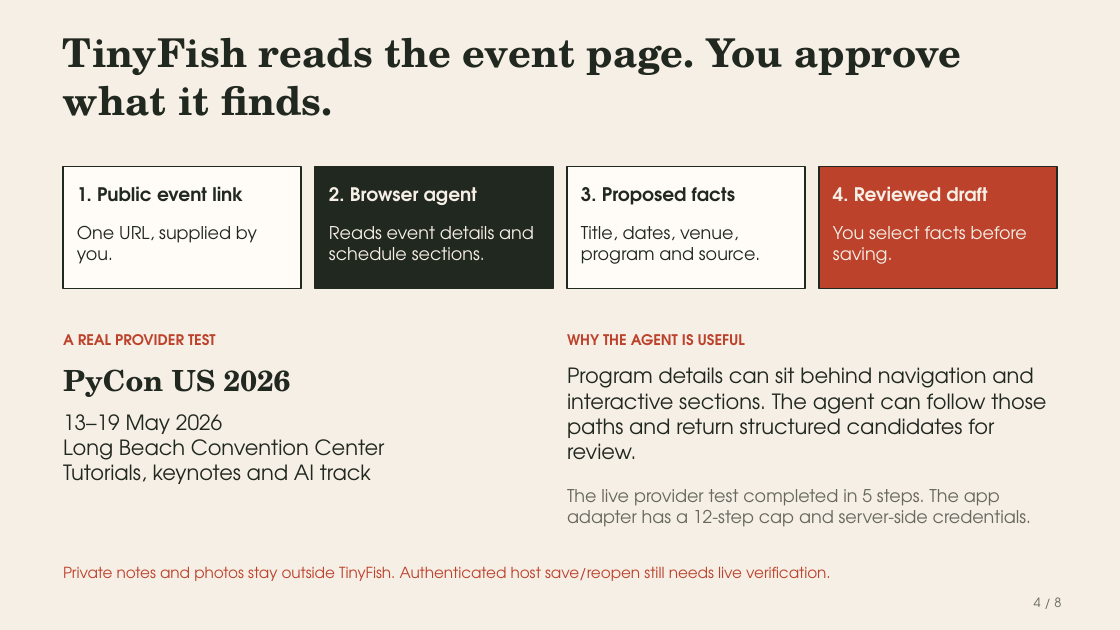
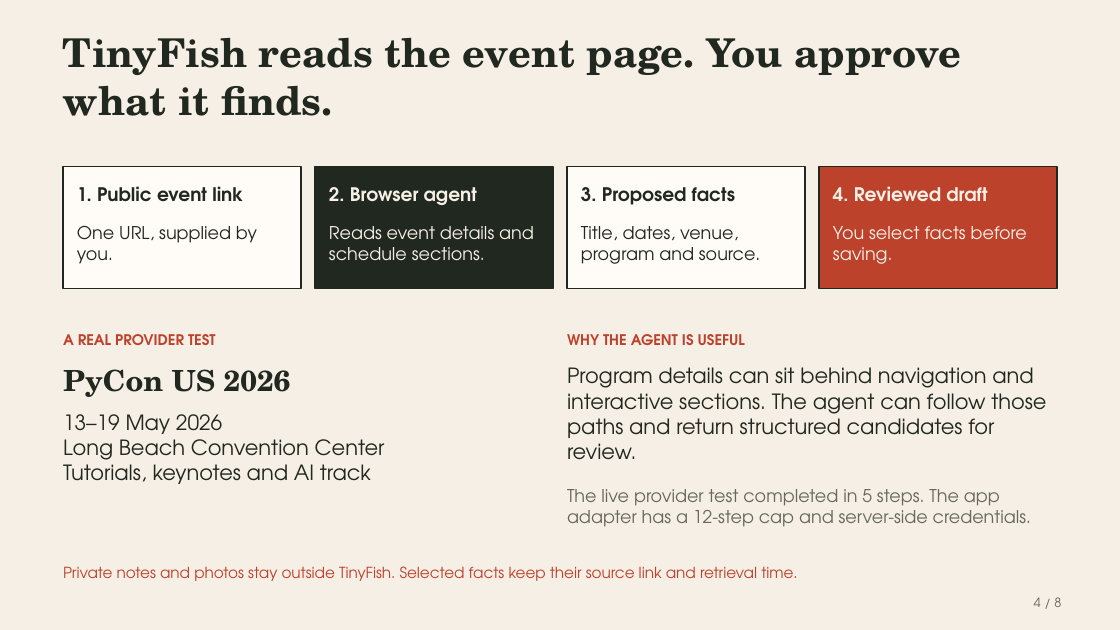
Before and after one commit to biney25/schema-kritical-hacks-2026, a slide deck: slide 4 of submission/Schema_Kritical_Round1.pptx. Drawn at 1120x630 pixels with LibreOffice and Linux fonts; fonts in the diff are those of the drawing. Boxes give left, top, right and bottom in pixels: in the first picture for what was removed or moved away, otherwise in the second. Text is boxed around its words. In the diff, an @@ line names an element or a change of style, - is before the commit and + after.

```diff
--- a/submission/Schema_Kritical_Round1.pptx
+++ b/submission/Schema_Kritical_Round1.pptx
@@ text at bbox=[63, 566, 797, 581]: text changed @@
-Private notes and photos stay outside TinyFish. Authenticated host save/reopen still needs live verification.
+Private notes and photos stay outside TinyFish. Selected facts keep their source link and retrieval time.
```
Also in this commit, not shown: 2 other slides changed, 23 other files.
